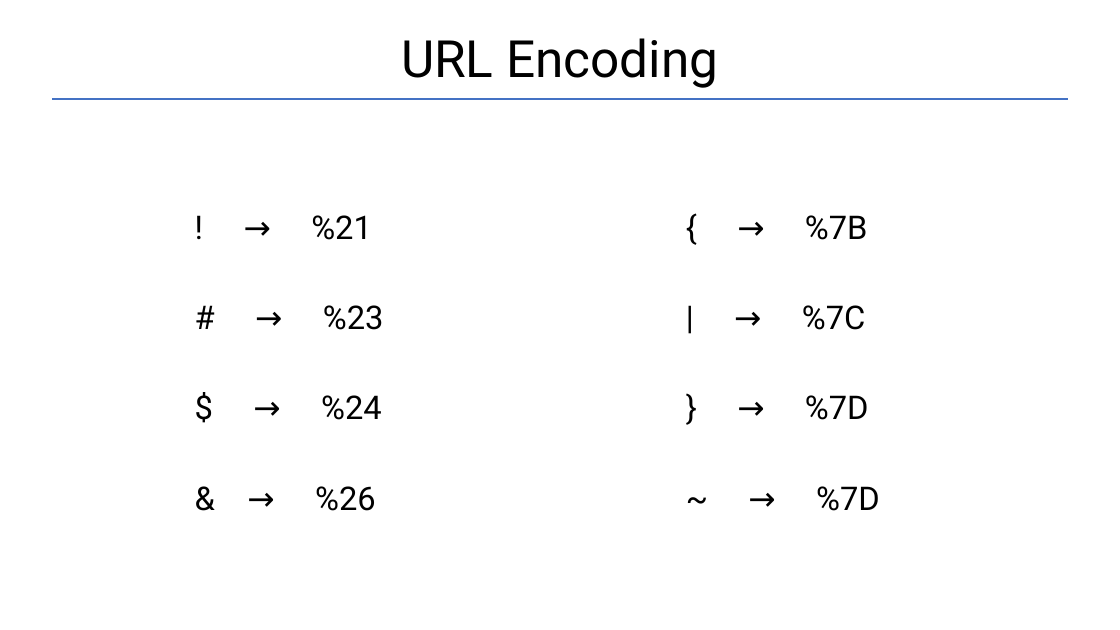
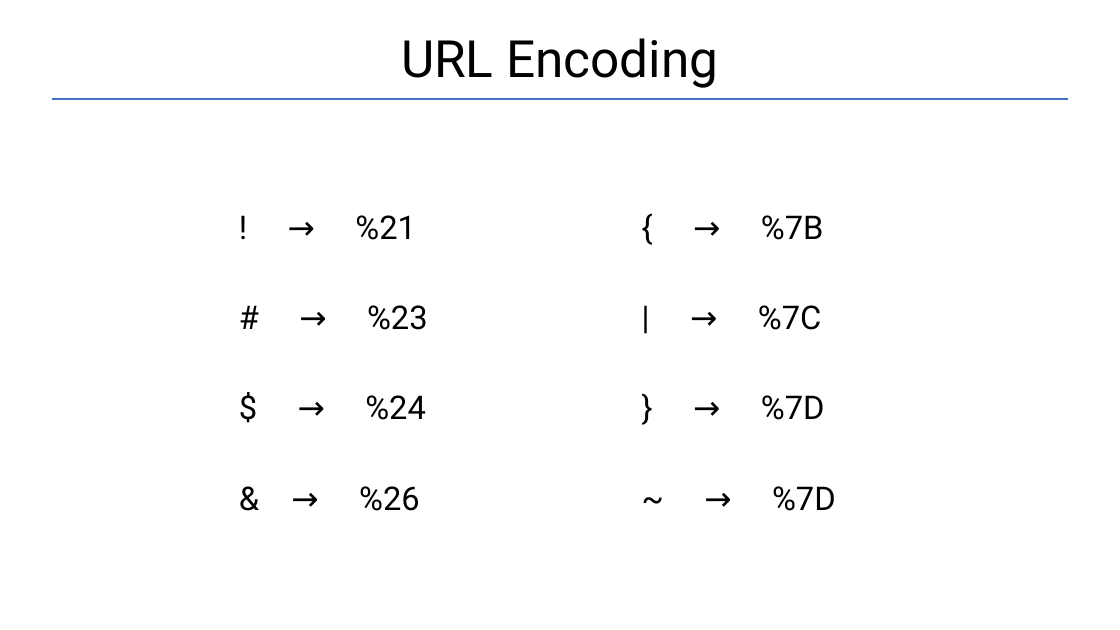
Before and after one commit to Garnik94/Levelup_presentations, a slide deck: slide 29 of Http/Http_presentation.pptx. Drawn at 1120x630 pixels with LibreOffice and Linux fonts; fonts in the diff are those of the drawing. Boxes give left, top, right and bottom in pixels: in the first picture for what was removed or moved away, otherwise in the second. Text is boxed around its words. In the diff, an @@ line names an element or a change of style, - is before the commit and + after.

```diff
--- a/Http/Http_presentation.pptx
+++ b/Http/Http_presentation.pptx
@@ text "! → %21": place and size @@
-text "! → %21" at box(311, 215, 384, 511)
+text "! → %21" at box(355, 215, 428, 511)
@@ text "{ → %7B": place and size @@
-text "{ → %7B" at box(802, 215, 880, 511)
+text "{ → %7B" at box(758, 215, 836, 511)
```
Also in this commit, not shown: 4 other slides changed, 1 other file.
